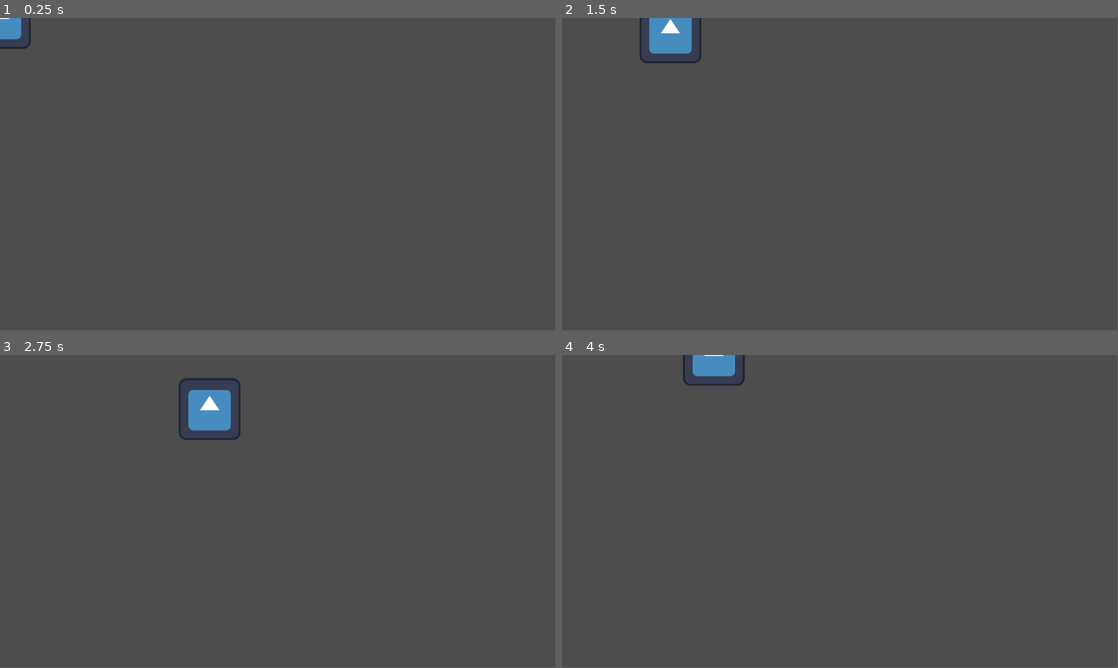
Above: before the commit, frames 1-4 (two rows, left to right).
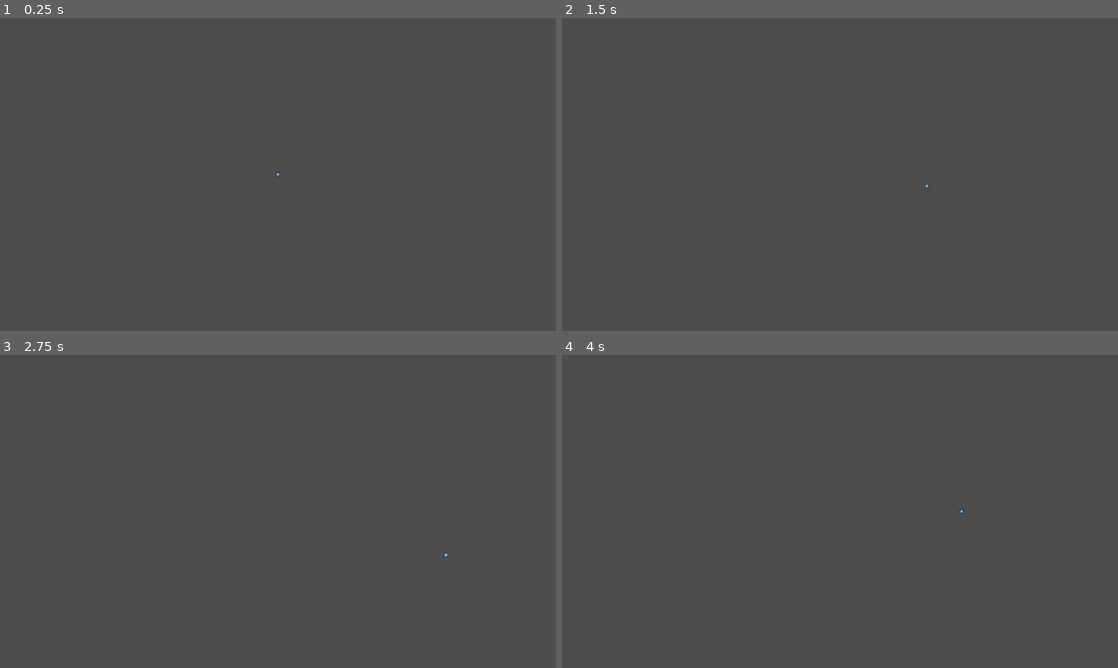
Above: after the commit, the same moments.

Repository: ironcutter24/ludum-dare-55
Game: Godot game, scene res://scenes/game_scene.tscn
Two runs of this game, one before a commit and one after it. Both use one fixed random seed, a clock stepped at 60 frames per second and the inputs below. The engine's default icon, where the game draws it, is replaced by a stand-in: a white triangle on a blue panel in a dark square.
Inputs:
- Up to frame 1 (0.25 s): no input
- Up to frame 2 (1.5 s): tap Enter at 0.5 s; hold D (move_right) 0.53-1.28 s; hold S (move_down) from 1.28 s (still down)
- Up to frame 3 (2.75 s): release S (move_down) at 2.03 s; hold D (move_right) from 2.03 s (still down)
- Up to frame 4 (4 s): release D (move_right) at 2.78 s; hold W (move_up) 2.78-3.53 s; hold A (move_left) from 3.53 s (still down)
In our replay, the window is 799x449 before the commit and 800x450 after it. These sizes can differ from the game's own. Grey fills any space a smaller window leaves; there, only what the larger window draws over its background counts as a difference.

The runs differ from the first frame. In frame 1, 0.3% of the frame differs, in the area x 0-51%, y 0-51%; in frame 2, 1.1%; in frame 3, 1.3%, in the area x 32-81%, y 7-65%; in frame 4, 0.7%.

Commit message:
Pixel perfect window at 5x zoom

Diff:
--- a/project.godot
+++ b/project.godot
@@ -18,6 +18,13 @@
 [autoload]
 
 Global="*res://scenes/global.tscn"
+
+[display]
+
+window/size/viewport_width=1440
+window/size/viewport_height=810
+window/stretch/mode="viewport"
+window/stretch/aspect="expand"
 
 [input]
 
--- a/scenes/game_scene.tscn
+++ b/scenes/game_scene.tscn
@@ -10,4 +10,6 @@
 tile_set = SubResource("TileSet_0fog5")
 format = 2
 
+[node name="Camera2D" type="Camera2D" parent="."]
+
 [node name="Player" parent="." instance=ExtResource("1_2cjjq")]
--- /dev/null
+++ b/scenes/pixel_perfect_game_scene.tscn
@@ -0,0 +1,27 @@
+[gd_scene load_steps=2 format=3 uid="uid://vt7ykyq87kok"]
+
+[ext_resource type="PackedScene" uid="uid://xtxsu48wnn1p" path="res://scenes/game_scene.tscn" id="1_cmn86"]
+
+[node name="PixelPerfectGameScene" type="Node2D"]
+
+[node name="CanvasLayer" type="CanvasLayer" parent="."]
+
+[node name="SubViewportContainer" type="SubViewportContainer" parent="CanvasLayer"]
+texture_filter = 1
+clip_contents = true
+anchors_preset = 15
+anchor_right = 1.0
+anchor_bottom = 1.0
+grow_horizontal = 2
+grow_vertical = 2
+stretch = true
+stretch_shrink = 5
+
+[node name="SubViewport" type="SubViewport" parent="CanvasLayer/SubViewportContainer"]
+handle_input_locally = false
+snap_2d_transforms_to_pixel = true
+snap_2d_vertices_to_pixel = true
+size = Vector2i(288, 162)
+render_target_update_mode = 4
+
+[node name="GameScene" parent="CanvasLayer/SubViewportContainer/SubViewport" instance=ExtResource("1_cmn86")]
--- a/scenes/player.tscn
+++ b/scenes/player.tscn
@@ -12,4 +12,6 @@
 shape = SubResource("RectangleShape2D_bwelb")
 
 [node name="Sprite2D" type="Sprite2D" parent="."]
+texture_filter = 2
+scale = Vector2(0.1, 0.1)
 texture = ExtResource("2_g24o7")
